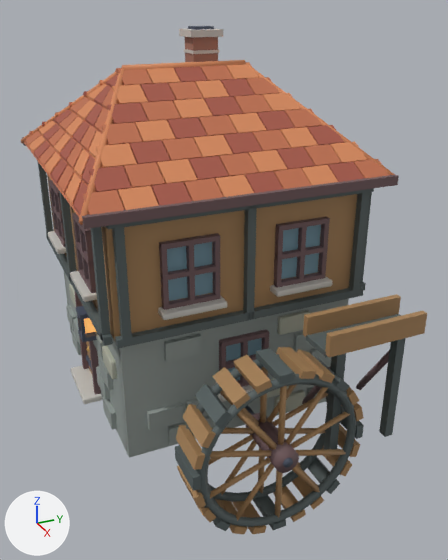
The Blender file assets/village/watermill/watermill.blend, before and after one commit.
The view is the same before and after, from a camera (50 mm lens) standing at (10.89, -4.48, 7.82) and looking at (0.25, 0.31, 2.5). Arrows for +X, +Y and +Z are at lower left; the lights stay in place. The older version comes first.

In view in the first picture: 'Mill_crossbeam.002', 'Mill_eave_fascia.001', 'Mill_fieldstone_wall.008', 'Mill_fieldstone_wall.009', 'Mill_fieldstone_wall.010', 'Mill_flume_brace', 'Mill_flume_brace.001', 'Mill_flume_cheek', 'Mill_flume_cheek.001', 'Mill_flume_floor', 'Mill_flume_support', 'Mill_flume_support.001', 'Mill_timber_infill.014', 'Mill_timber_infill.019', 'glass_Mill_upper_right', 'move_spin_wheel' and 192 more.
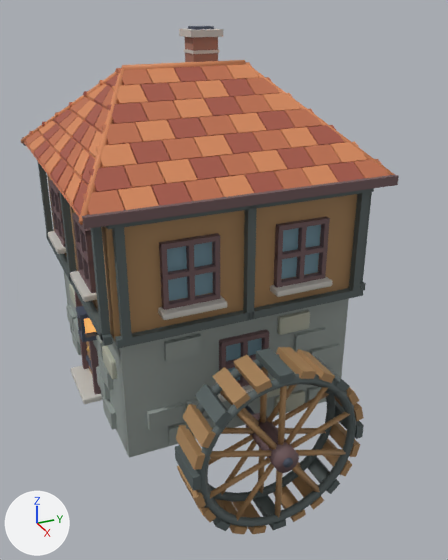
Where the change shows, as pixel boxes (x1, y1, x2, y2) in the pictures (448 x 560 px):
'Mill_flume_cheek.001', deleted (brown): before (325, 311, 427, 358)
'Mill_flume_cheek', deleted (brown): before (303, 294, 401, 337)
'Mill_flume_support.001', deleted: before (379, 338, 406, 437)
'Mill_flume_support', deleted: before (324, 353, 346, 449)
'Mill_flume_floor', deleted: before (306, 314, 401, 357)
'Mill_flume_brace.001', deleted: before (356, 350, 390, 390)
'Mill_flume_brace', deleted: before (302, 366, 331, 404)

The change, as a list of edits to the scene's bpy script:
```text
Remove ob_mill_flume_floor:
    ob_mill_flume_floor = bpy.data.objects.new('Mill_flume_floor', me_cube_399)
    ob_mill_flume_floor.location = (3.1, 1.75, 2.36)
Remove ob_mill_flume_cheek:
    ob_mill_flume_cheek = bpy.data.objects.new('Mill_flume_cheek', me_cube_400)
    ob_mill_flume_cheek.location = (2.74, 1.75, 2.56)
Remove ob_mill_flume_cheek_001:
    ob_mill_flume_cheek_001 = bpy.data.objects.new('Mill_flume_cheek.001', me_cube_401)
    ob_mill_flume_cheek_001.location = (3.46, 1.75, 2.56)
Remove ob_mill_flume_support:
    ob_mill_flume_support = bpy.data.objects.new('Mill_flume_support', me_cube_402)
    ob_mill_flume_support.location = (3.1, 1.25, 1.12)
Remove ob_mill_flume_brace:
    ob_mill_flume_brace = bpy.data.objects.new('Mill_flume_brace', me_cylinder_027)
    ob_mill_flume_brace.location = (2.61, 1.25, 1.15)
    ob_mill_flume_brace.rotation_euler = (0.579, 0.0, 1.571)  # degrees (33, 0, 90)
Remove ob_mill_flume_support_001:
    ob_mill_flume_support_001 = bpy.data.objects.new('Mill_flume_support.001', me_cube_403)
    ob_mill_flume_support_001.location = (3.1, 2.55, 1.12)
Remove ob_mill_flume_brace_001:
    ob_mill_flume_brace_001 = bpy.data.objects.new('Mill_flume_brace.001', me_cylinder_028)
    ob_mill_flume_brace_001.location = (2.61, 2.55, 1.15)
    ob_mill_flume_brace_001.rotation_euler = (0.579, 0.0, 1.571)  # degrees (33, 0, 90)
```
